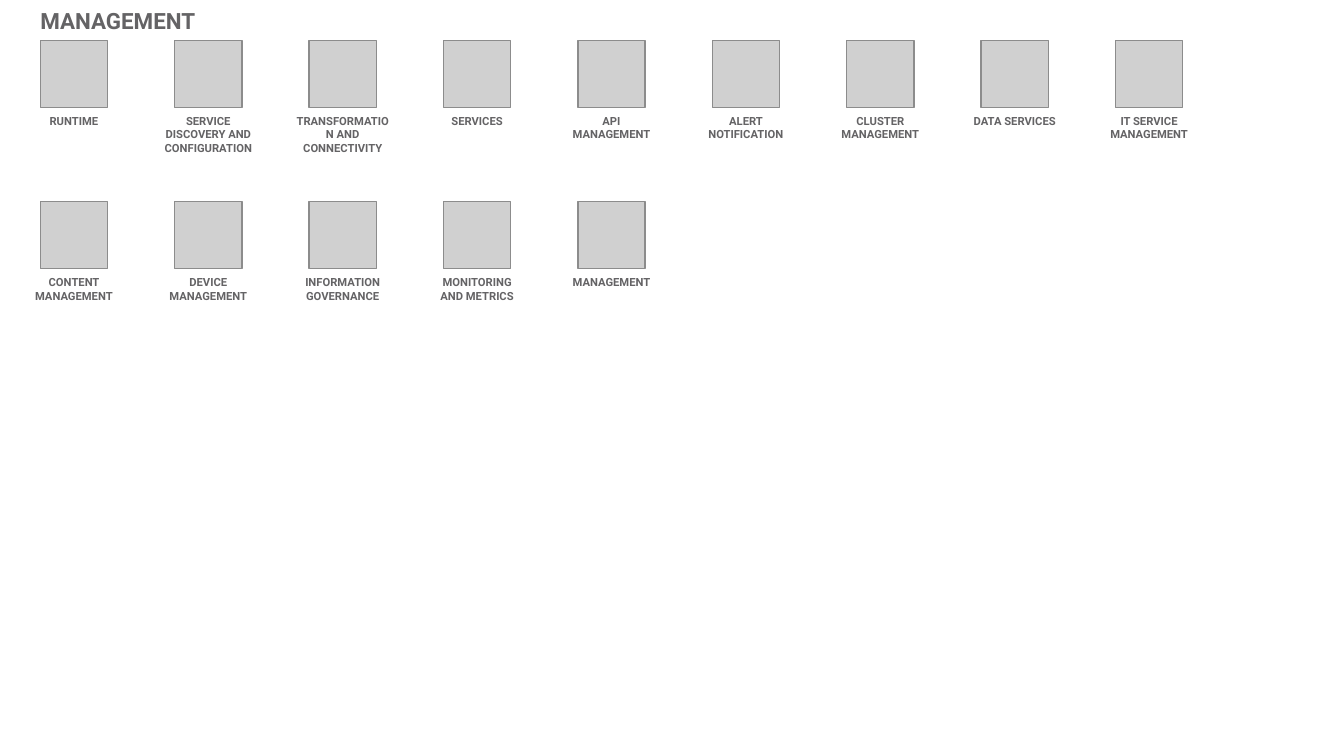
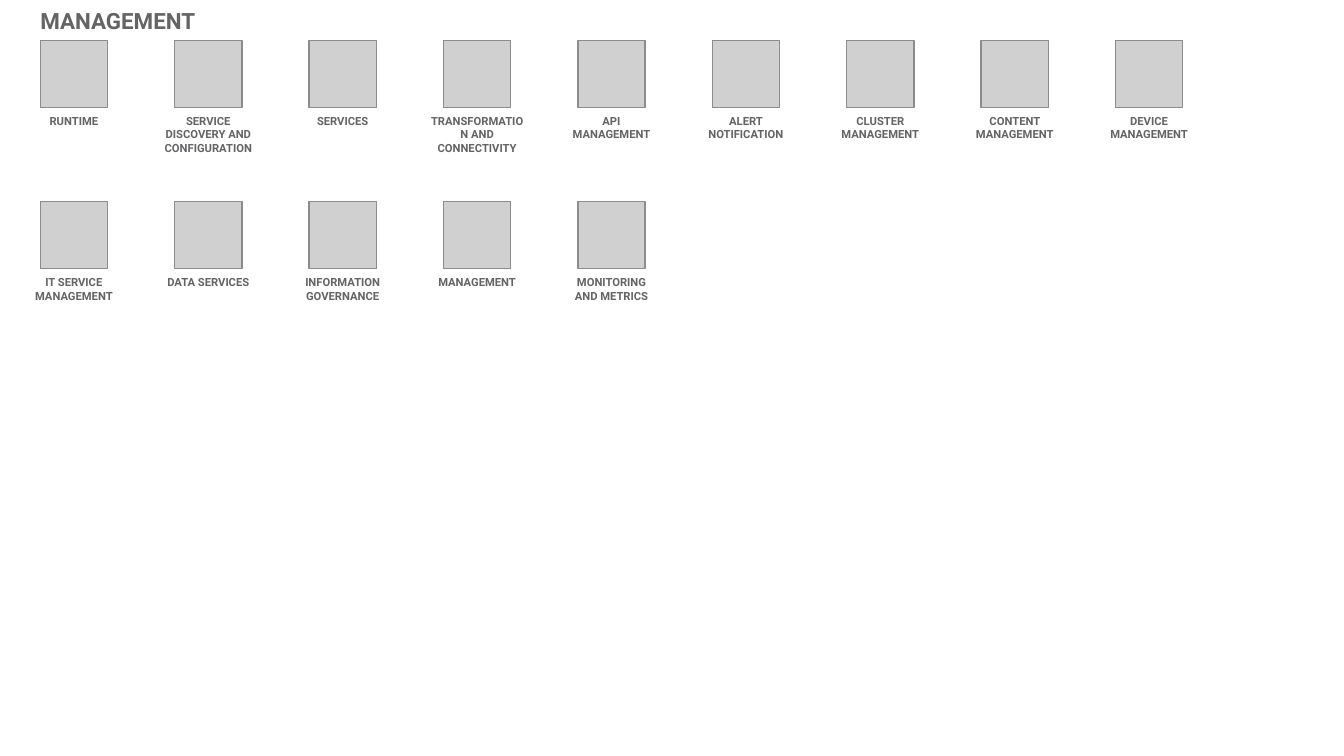
Before and after one commit to l2fprod/myarchitecture, a slide deck: slide 19 of mycatalog-architecture-diagram-template.pptx. Drawn at 1344x756 pixels with LibreOffice and Linux fonts; fonts in the diff are those of the drawing; grey boxes stand for pictures. Boxes give left, top, right and bottom in pixels: in the first picture for what was removed or moved away, otherwise in the second. Text is boxed around its words. In the diff, an @@ line names an element or a change of style, - is before the commit and + after.

```diff
--- a/mycatalog-architecture-diagram-template.pptx
+++ b/mycatalog-architecture-diagram-template.pptx
@@ text "SERVICES" moved from (x1=451, y1=117, x2=502, y2=125) to (x1=317, y1=117, x2=368, y2=125) @@
@@ text "TRANSFORMATION AND CONNECTIVITY" moved from (x1=303, y1=130, x2=382, y2=152) to (x1=438, y1=130, x2=517, y2=152) @@
@@ text at (x1=976, y1=117, x2=1054, y2=138): text changed @@
-DATA SERVICES
+CONTENT MANAGEMENT
@@ text at (x1=1110, y1=117, x2=1188, y2=138): text changed @@
-IT SERVICE MANAGEMENT
+DEVICE MANAGEMENT
@@ text at (x1=35, y1=278, x2=113, y2=300): text changed @@
-CONTENT MANAGEMENT
+IT SERVICE MANAGEMENT
@@ text at (x1=167, y1=278, x2=249, y2=286): text changed @@
-DEVICE MANAGEMENT
+DATA SERVICES
@@ text "MANAGEMENT" moved from (x1=573, y1=278, x2=651, y2=286) to (x1=438, y1=278, x2=516, y2=286) @@
@@ text "MONITORING AND METRICS" moved from (x1=440, y1=278, x2=514, y2=300) to (x1=575, y1=278, x2=648, y2=300) @@
```
Also in this commit, not shown: 19 other slides changed.
